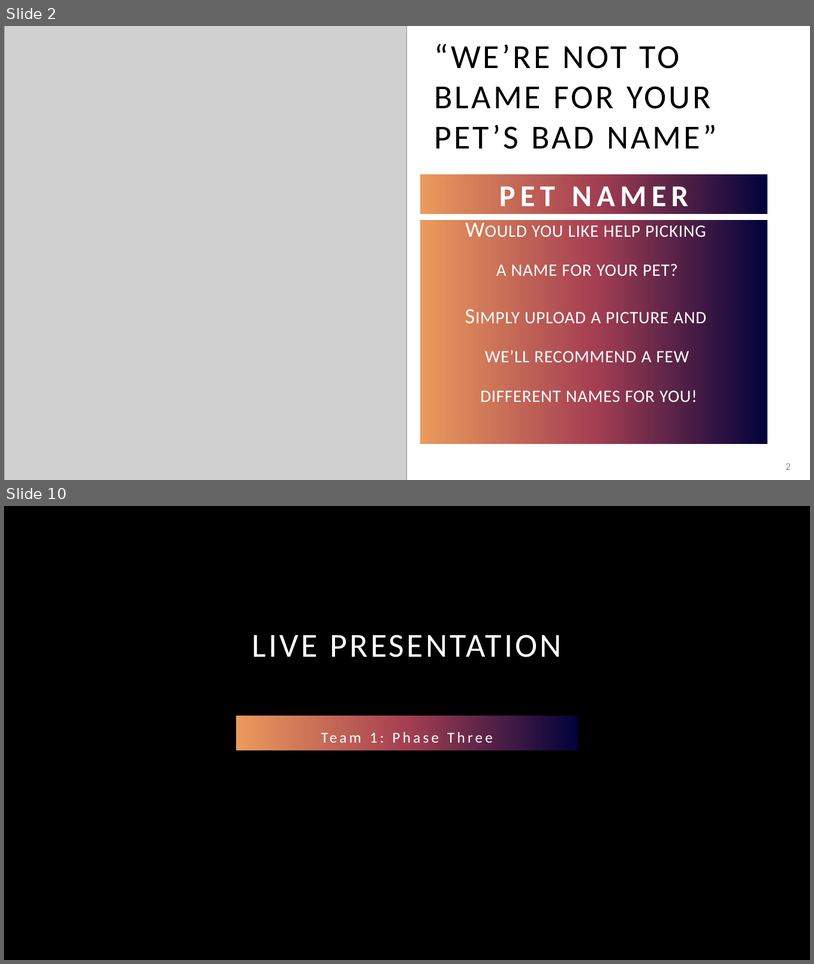
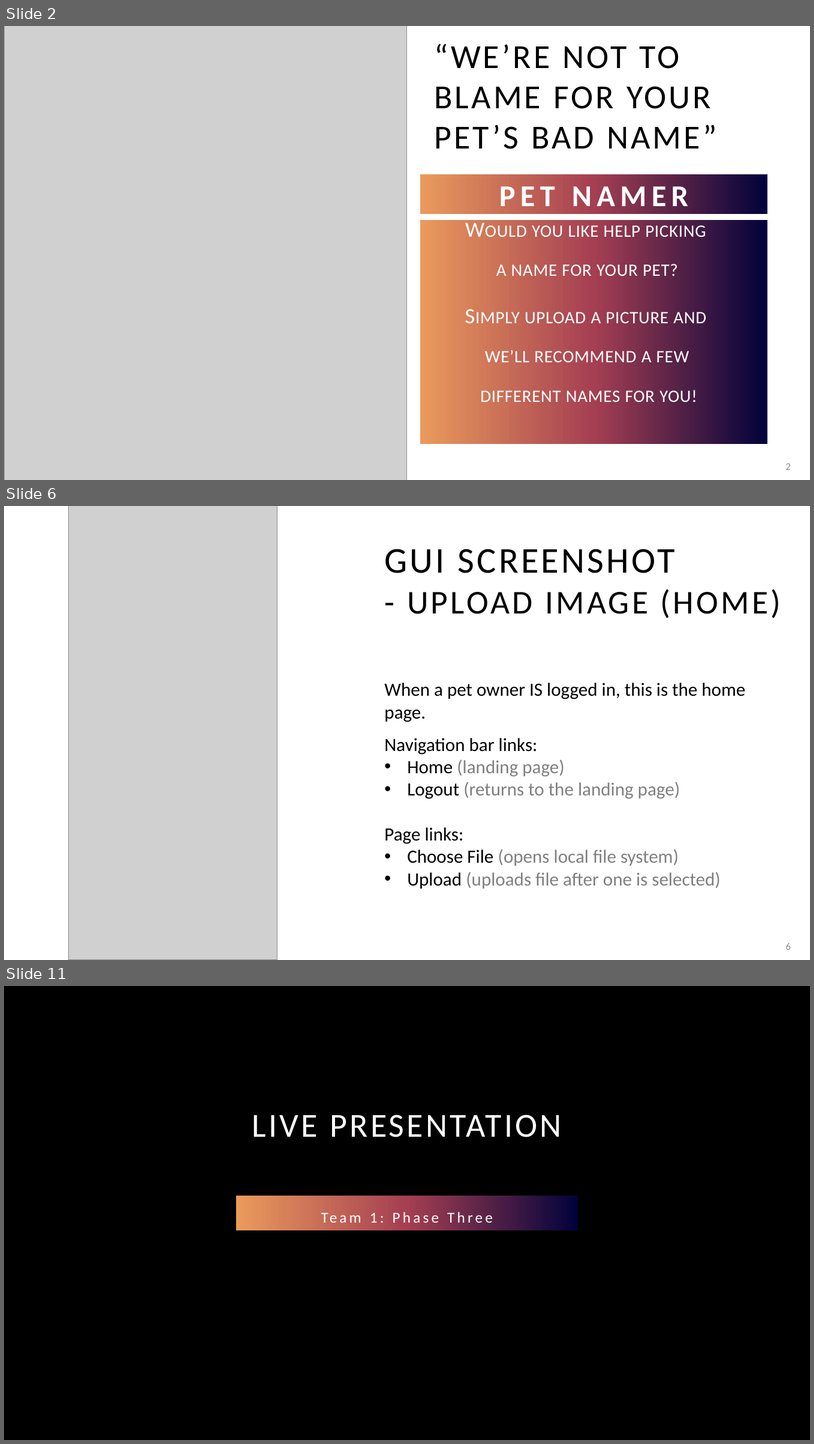
Before and after one commit to adriaonline/CPT200SP24-Team1, a slide deck: Phase 4 Docs/Phase 4 - Presentation.pptx. Shown one above the other, each under a label of ours: slides 2 and 10 before the commit, slides 2, 6 and 11 after it; the slides between them are not shown. The pictures are 814x964 and 814x1444 pixels, drawn with LibreOffice and Linux fonts; fonts in the diff are those of the drawing; grey boxes stand for pictures; background and template pictures are left out. Boxes give left, top, right and bottom in pixels: in the first picture for what was removed or moved away, otherwise in the second. Text is boxed around its words. In the diff, an @@ line names an element or a change of style, - is before the commit and + after.

```diff
--- a/Phase 4 Docs/Phase 4 - Presentation.pptx
+++ b/Phase 4 Docs/Phase 4 - Presentation.pptx
@@ slide 6 added at <box>4,506,810,960</box>, background #FFFFFF @@
@@ picture added at <box>69,506,278,960</box> @@
@@ title added at <box>384,549,781,618</box>, 39.6 pt, text #000000 @@
+GUI SCREENSHOT
+- UPLOAD IMAGE (HOME)
@@ text added at <box>384,682,746,888</box>, 22.2 pt, text #000000 @@
+When a pet owner IS logged in, this is the home page.
+Navigation bar links:
+• Home (landing page)
+• Logout (returns to the landing page)
+Page links:
+• Choose File (opens local file system)
+• Upload (uploads file after one is selected)
@@ page number added at <box>786,943,791,949</box>, 12 pt, text #8C8C8C @@
+6
@@ what was slide 10 is now slide 11 @@
```
Also in this commit, not shown: 7 other slides added, 7 slides removed, 2 other files.
